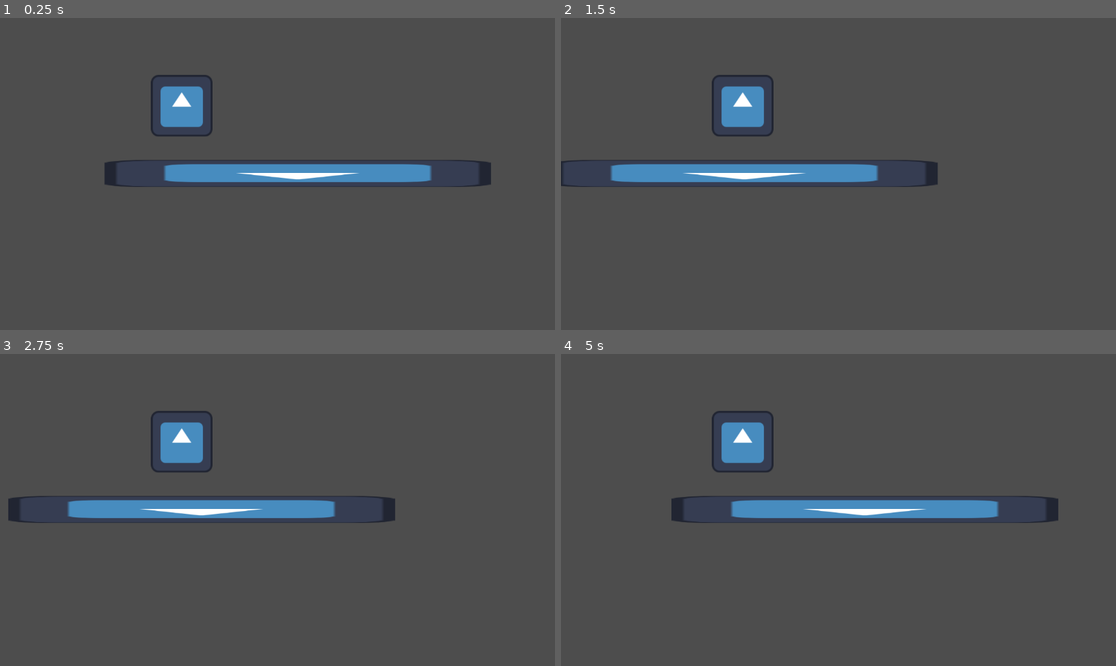
Above: before the commit, frames 1-4 (two rows, left to right).
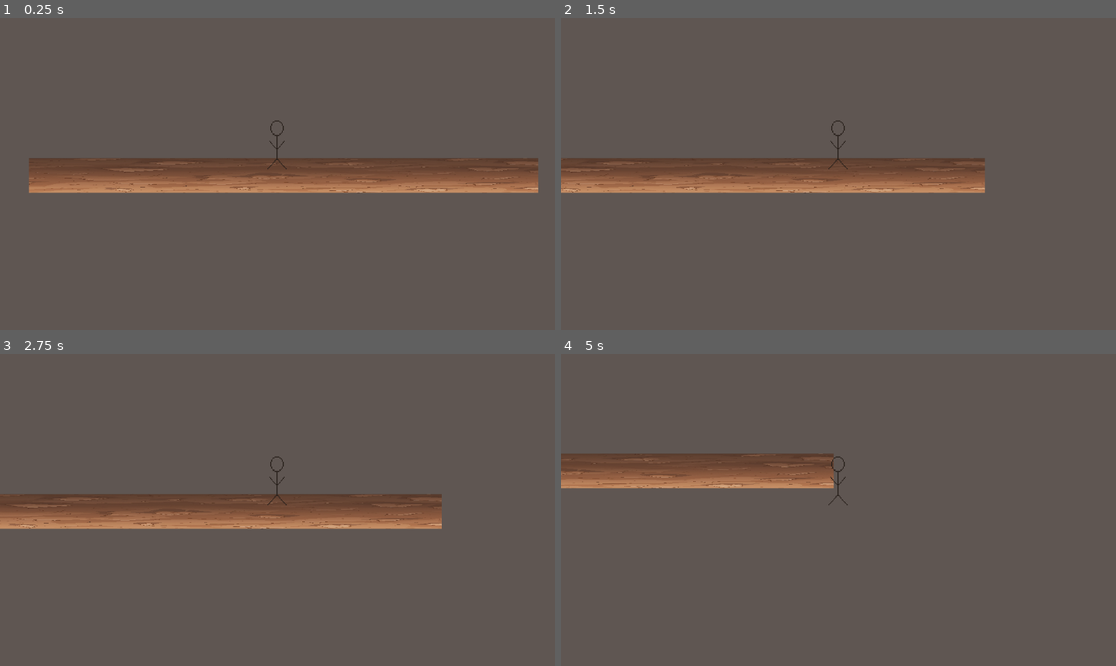
Above: after the commit, the same moments.

Repository: iustin-timu/Level_Devil
Game: Godot game, scene res://main.tscn
Two runs of this game, one before a commit and one after it. Both use one fixed random seed, a clock stepped at 60 frames per second and the inputs below. The engine's default icon, where the game draws it, is replaced by a stand-in: a white triangle on a blue panel in a dark square.
Inputs:
- Up to frame 1 (0.25 s): no input
- Up to frame 2 (1.5 s): tap Enter at 0.5 s; hold D (move_right) from 0.53 s (still down)
- Up to frame 3 (2.75 s): release D (move_right) at 2.03 s; hold A (move_left) from 2.03 s (still down)
- Up to frame 4 (5 s): release A (move_left) at 2.78 s; hold D (move_right) 2.78-4.28 s; hold A (move_left) from 4.28 s (still down)

The runs differ from the first frame. In frame 1, 12% of the frame differs, in the area x 5-97%, y 18-57%; in frame 2, 11%; in frame 3, 11%; in frame 4, 13%, in the area x 0-90%, y 18-55%.

Commit message:
M am jucat un pic cu designul

Diff:
--- a/main.tscn
+++ b/main.tscn
@@ -1,40 +1,61 @@
-[gd_scene load_steps=5 format=3 uid="uid://5rvoq56qbhkn"]
+[gd_scene load_steps=6 format=3 uid="uid://5rvoq56qbhkn"]
 
-[ext_resource type="Texture2D" uid="uid://b8gok4niaonxw" path="res://icon.svg" id="1_ig7tw"]
+[ext_resource type="Texture2D" uid="uid://dys32skjp185b" path="res://—Pngtree—cartoon style ground texture seamless_15284635.jpg" id="1_h2yge"]
 [ext_resource type="Script" uid="uid://boem6x6bmfqcm" path="res://player.gd" id="2_0xm2m"]
+[ext_resource type="Texture2D" uid="uid://5wxak4muynqm" path="res://pixil-frame-0 (1).png" id="2_h2yge"]
 
 [sub_resource type="RectangleShape2D" id="RectangleShape2D_7dm0k"]
-size = Vector2(800, 40)
+size = Vector2(1042, 40)
 
 [sub_resource type="CapsuleShape2D" id="CapsuleShape2D_0xm2m"]
+radius = 24.0
+height = 118.0
 
 [node name="Main" type="Node2D"]
+
+[node name="CanvasLayer" type="CanvasLayer" parent="."]
+
+[node name="ColorRect" type="ColorRect" parent="CanvasLayer"]
+clip_contents = true
+anchors_preset = 15
+anchor_right = 1.0
+anchor_bottom = 1.0
+offset_left = -49109.0
+offset_top = -27020.0
+offset_right = 36507.0
+offset_bottom = 22404.0
+grow_horizontal = 2
+grow_vertical = 2
+color = Color(0.5372549, 0.42745098, 0.3647059, 0.3019608)
 
 [node name="Ground" type="StaticBody2D" parent="."]
 collision_layer = 2
 constant_linear_velocity = Vector2(800, 45)
 
 [node name="CollisionShape2D" type="CollisionShape2D" parent="Ground"]
-position = Vector2(60, -21)
+position = Vector2(5, -21)
 shape = SubResource("RectangleShape2D_7dm0k")
 
 [node name="Sprite2D" type="Sprite2D" parent="Ground"]
-position = Vector2(42, -27)
-scale = Vector2(-6.2732754, -0.44385678)
-texture = ExtResource("1_ig7tw")
+position = Vector2(12.56234, -39)
+scale = Vector2(-0.18153092, -0.022244444)
+texture = ExtResource("1_h2yge")
 
 [node name="Player" type="CharacterBody2D" parent="."]
 collision_mask = 2
-up_direction = Vector2(0.99999976, -0.00066666654)
+up_direction = Vector2(0.9999998, -0.0006666666)
 script = ExtResource("2_0xm2m")
 
 [node name="CollisionShape2D" type="CollisionShape2D" parent="Player"]
-position = Vector2(21, -30)
+position = Vector2(0, -58)
 shape = SubResource("CapsuleShape2D_0xm2m")
 
 [node name="Sprite2D" type="Sprite2D" parent="Player"]
-position = Vector2(-199, -142)
-texture = ExtResource("1_ig7tw")
-offset = Vector2(0.2, 0.3)
+texture_filter = 1
+texture_repeat = 1
+position = Vector2(4.9999995, -44.000004)
+scale = Vector2(1.8906499, 2.1133823)
+texture = ExtResource("2_h2yge")
+offset = Vector2(0.3, 0.3)
 
 [node name="Camera2D" type="Camera2D" parent="Player"]
Binary file added: 4f4d0f0ea755bdce1bed469ecac2d032.jpg
Not shown, added: 4f4d0f0ea755bdce1bed469ecac2d032.jpg.import
Binary file added: pixil-frame-0 (1).png
Not shown, added: pixil-frame-0 (1).png.import
Binary file added: —Pngtree—cartoon style ground texture seamless_15284635.jpg
Not shown, added: —Pngtree—cartoon style ground texture seamless_15284635.jpg.import
